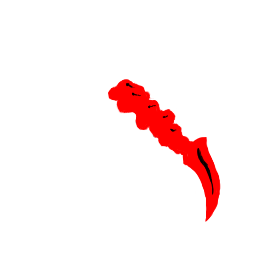
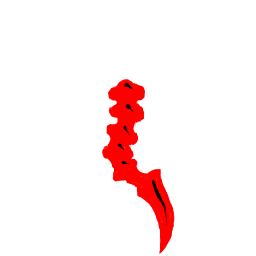
Layer changes from the first w=256, h=256 image to the second:
hid group "SkeletalTail_North" (1st of 2) (7 layers) over <box>102,82,221,254</box>
hid "Paint Layer 14" (1st of 2, in "SkeletalTail_North") over <box>102,82,221,254</box>
painted on "Paint Layer 8" (4th of 5, in "SkeletalTail_North") over <box>102,82,221,254</box>
painted on "Paint Layer 5" (4th of 5, in "SkeletalTail_North") over <box>102,82,221,192</box>
painted on "Paint Layer 3" (4th of 5, in "SkeletalTail_North") over <box>102,82,221,254</box>
painted on "Paint Layer 2" (2nd of 3, in "SkeletalTail_North") over <box>102,82,221,254</box>
showed group "SkeletalTail_North" (2nd of 2) (7 layers) over <box>102,82,221,254</box>
showed "Paint Layer 8" (5th of 5, in "SkeletalTail_North") over <box>102,82,221,254</box>
painted on "Paint Layer 2" (3rd of 3, in "SkeletalTail_North") over <box>102,82,221,254</box>
